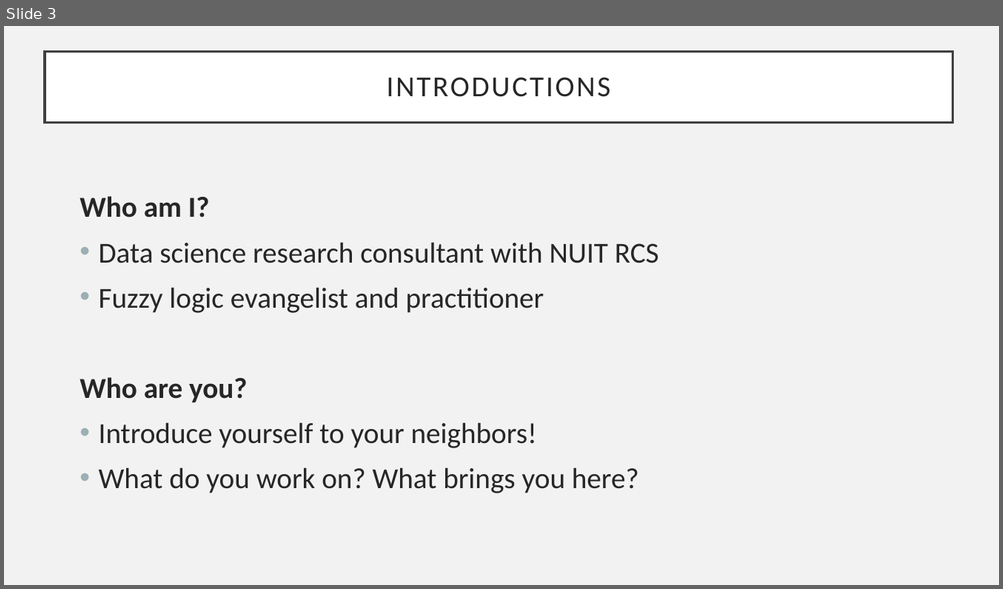
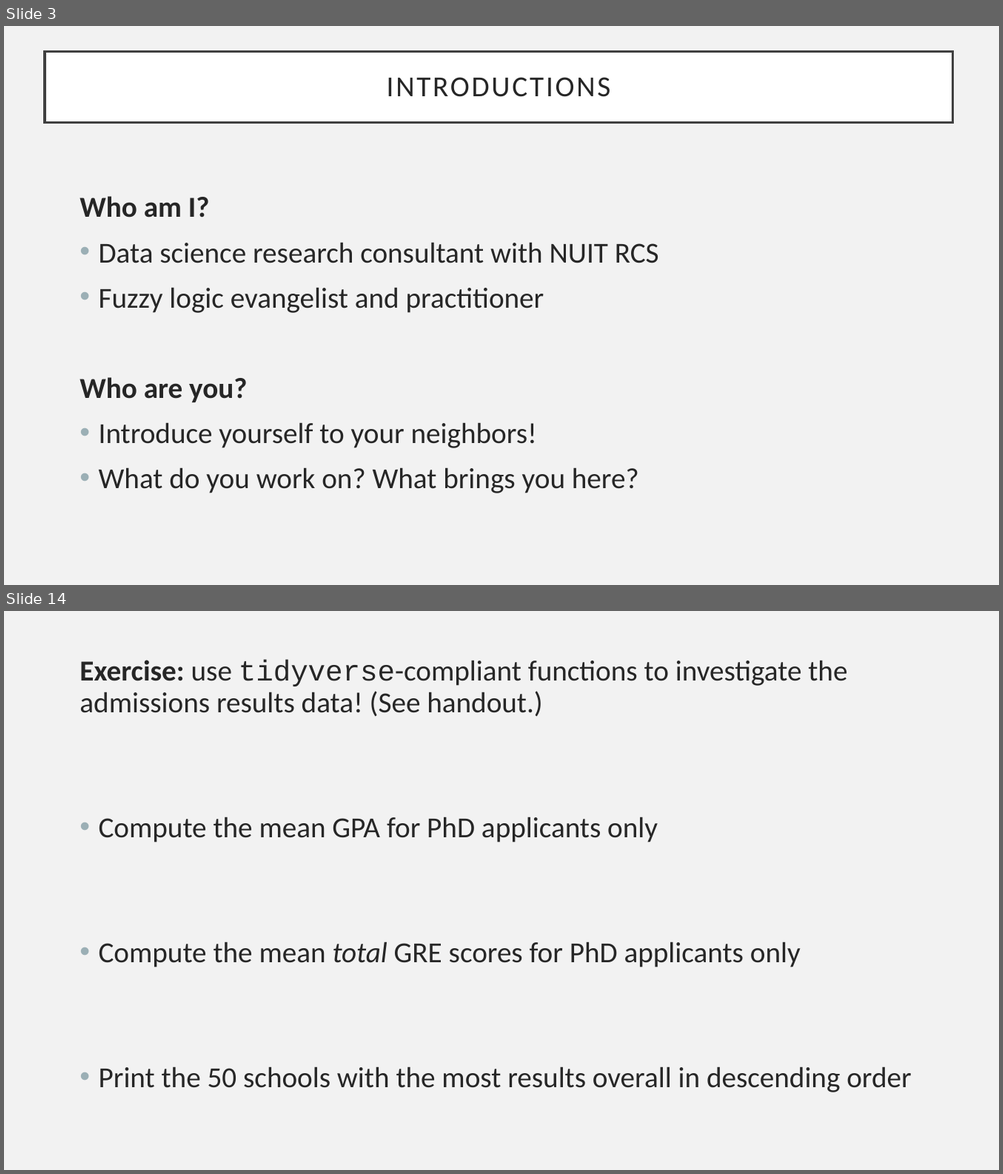
Before and after one commit to allemanau/NUIT_text_matching_workshop, a slide deck: slides/text_matching_workshop_slides.pptx. Shown one above the other, each under a label of ours: slide 3 before the commit, slides 3 and 14 after it; the slides between them are not shown. The pictures are 1003x589 and 1003x1174 pixels, drawn with LibreOffice and Linux fonts; fonts in the diff are those of the drawing. Boxes give left, top, right and bottom in pixels: in the first picture for what was removed or moved away, otherwise in the second. Text is boxed around its words. In the diff, an @@ line names an element or a change of style, - is before the commit and + after.

```diff
--- a/slides/text_matching_workshop_slides.pptx
+++ b/slides/text_matching_workshop_slides.pptx
@@ slide 14 added at (x1=4, y1=611, x2=999, y2=1170), background #F2F2F2 @@
@@ text added at (x1=79, y1=660, x2=910, y2=1093), 28 pt, text #262626 @@
+Exercise: use tidyverse-compliant functions to investigate the admissions results data! (See handout.)
+• Compute the mean GPA for PhD applicants only
+• Compute the mean total GRE scores for PhD applicants only
+• Print the 50 schools with the most results overall in descending order
```
Also in this commit, not shown: 2 slides changed, 35 other slides added, 1 slide removed, 8 other files.
